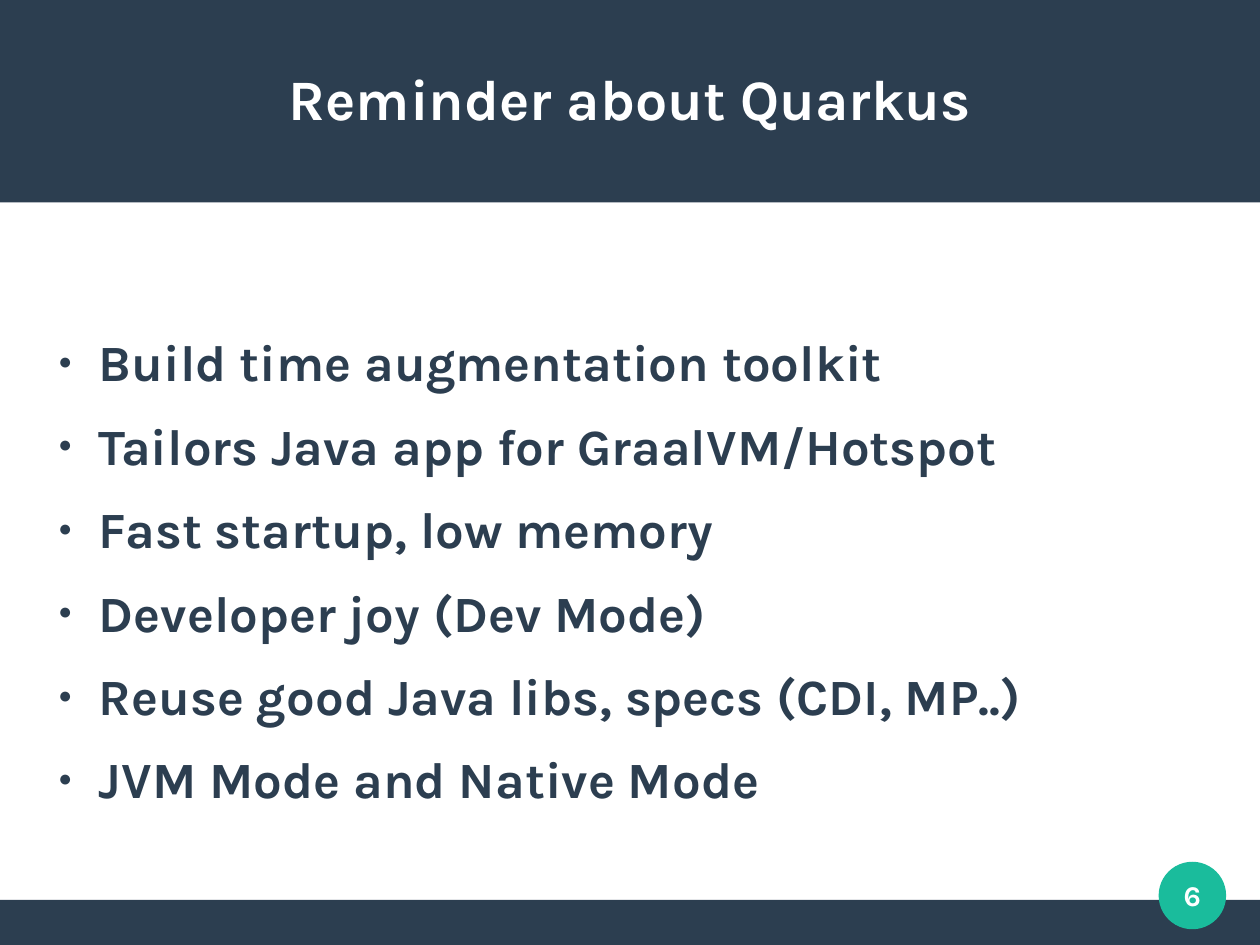
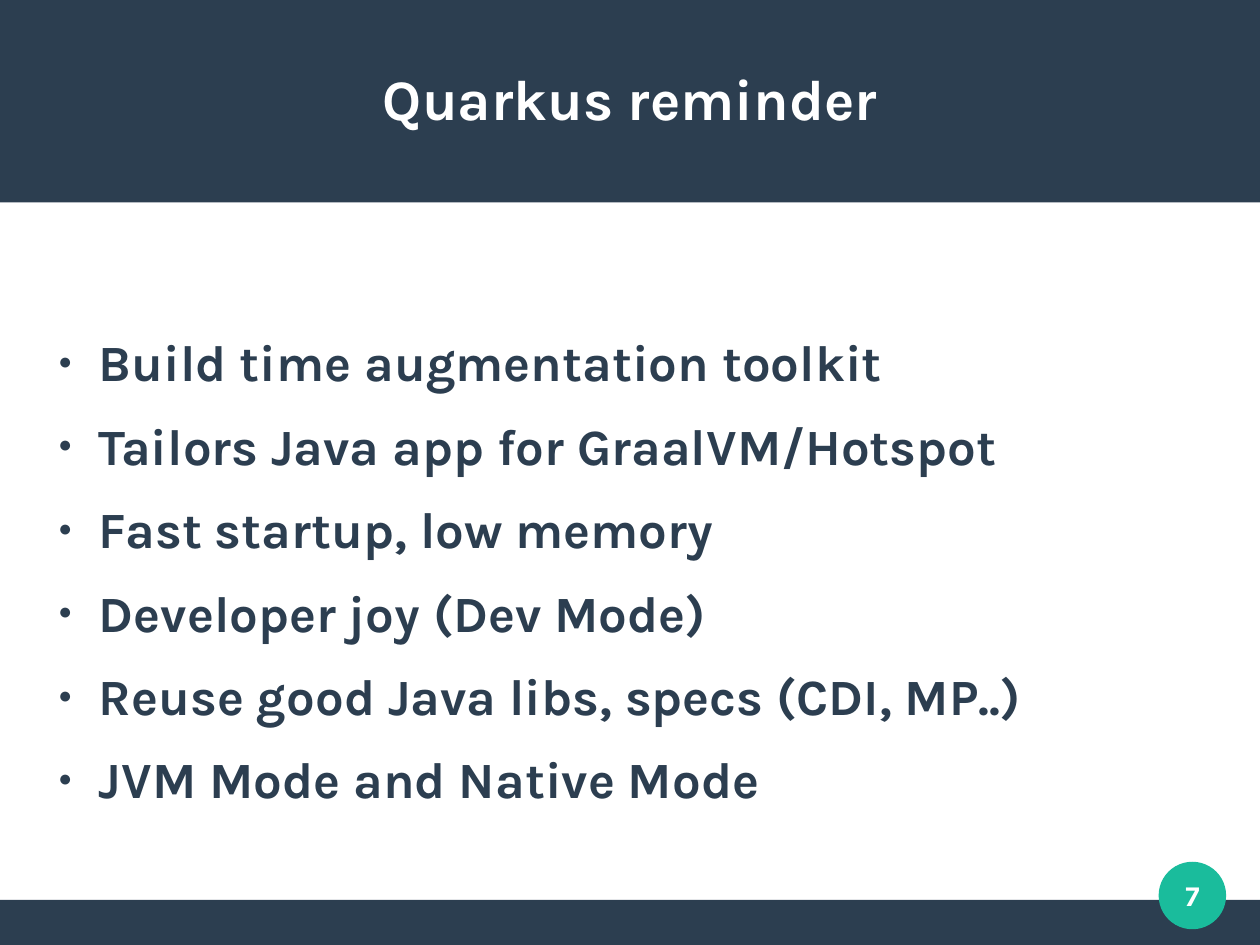
Before and after one commit to aldettinger/integration-in-the-cloud-era-with-camel-quarkus, a slide deck: slide 7 of Integration In The Cloud Era With Camel Quarkus.odp (slide 6 before the commit). Drawn at 1260x945 pixels with LibreOffice and Linux fonts; fonts in the diff are those of the drawing. Boxes give left, top, right and bottom in pixels: in the first picture for what was removed or moved away, otherwise in the second. Text is boxed around its words. In the diff, an @@ line names an element or a change of style, - is before the commit and + after.

```diff
--- a/Integration In The Cloud Era With Camel Quarkus.odp
+++ b/Integration In The Cloud Era With Camel Quarkus.odp
@@ title at (383,79,877,131): text changed @@
-Reminder about Quarkus
+Quarkus reminder
@@ page number at (1185,887,1199,906): text changed @@
-6
+7
```
Also in this commit, not shown: 5 other slides changed, 4 slides added, 1 slide removed, 4 other files.
